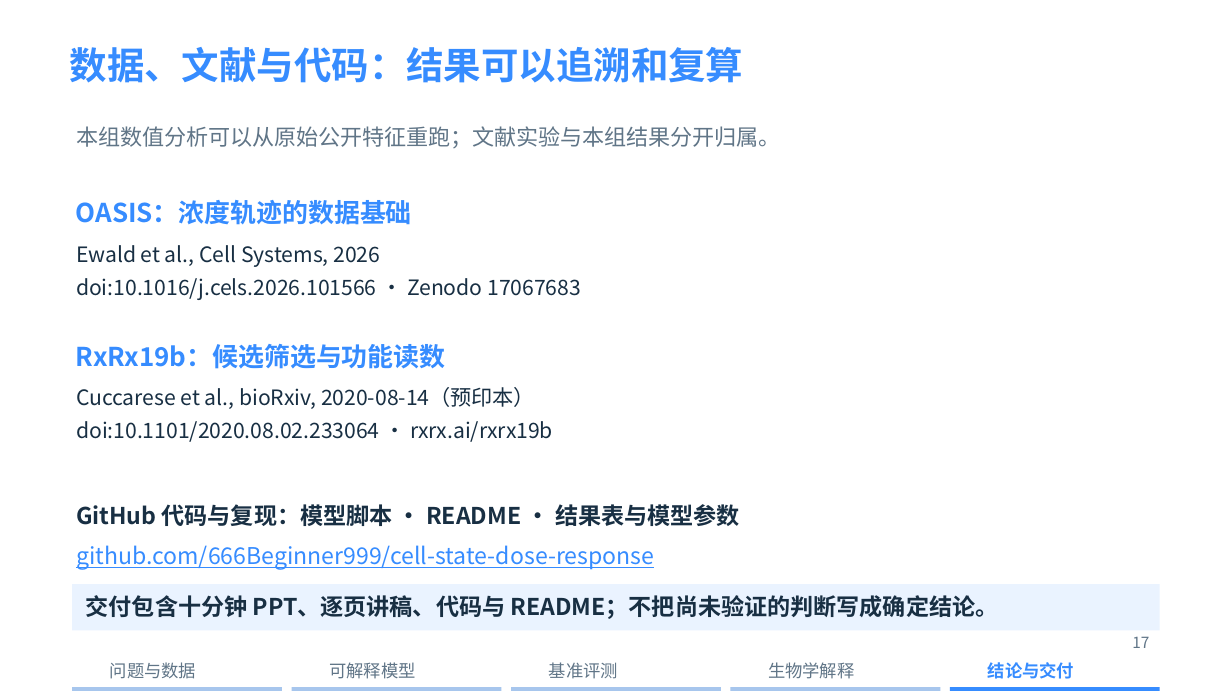
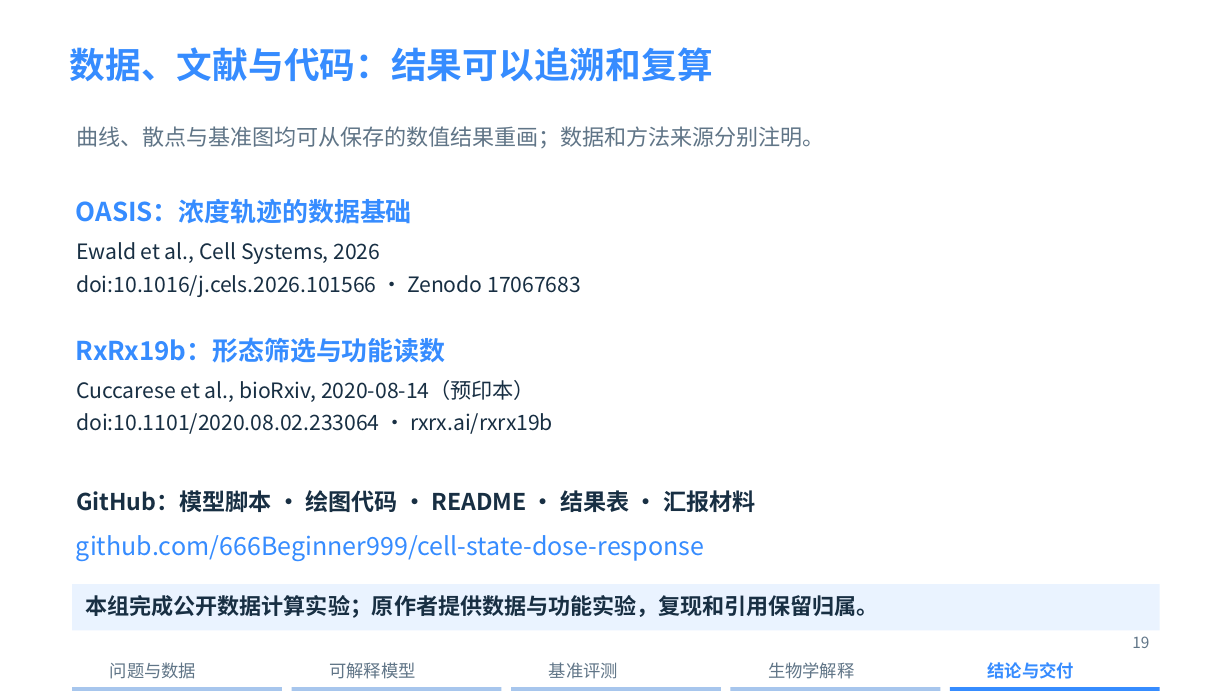
Before and after one commit to xing-zq/cell-state-dose-response, a slide deck: slide 19 of presentation/细胞状态轨迹_十分钟汇报.pptx (slide 17 before the commit). Drawn at 1232x693 pixels with LibreOffice and Linux fonts; fonts in the diff are those of the drawing; background and template pictures are left out. Boxes give left, top, right and bottom in pixels: in the first picture for what was removed or moved away, otherwise in the second. Text is boxed around its words. In the diff, an @@ line names an element or a change of style, - is before the commit and + after.

```diff
--- a/presentation/细胞状态轨迹_十分钟汇报.pptx
+++ b/presentation/细胞状态轨迹_十分钟汇报.pptx
@@ text "数据、文献与代码：结果可以追溯和复算" at [70, 47, 713, 82]: size 29.2 to 27.8 pt @@
@@ text at [76, 126, 825, 148]: text changed @@
-本组数值分析可以从原始公开特征重跑；文献实验与本组结果分开归属。
+曲线、散点与基准图均可从保存的数值结果重画；数据和方法来源分别注明。
@@ text at [76, 337, 446, 363]: text changed @@
-RxRx19b：候选筛选与功能读数
+RxRx19b：形态筛选与功能读数
@@ text "Cuccarese et al., bioRxiv, 2020-08-14（预印本）": place and size @@
-text "Cuccarese et al., bioRxiv, 2020-08-14（预印本）" at [76, 387, 535, 409]
+text "Cuccarese et al., bioRxiv, 2020-08-14（预印本）" at [76, 380, 535, 402]
@@ text "doi:10.1101/2020.08.02.233064 · rxrx.ai/rxrx19b": place and size @@
-text "doi:10.1101/2020.08.02.233064 · rxrx.ai/rxrx19b" at [76, 421, 553, 442]
+text "doi:10.1101/2020.08.02.233064 · rxrx.ai/rxrx19b" at [76, 413, 553, 434]
@@ text at [76, 490, 755, 512]: text changed @@
-GitHub 代码与复现：模型脚本 · README · 结果表与模型参数
+GitHub：模型脚本 · 绘图代码 · README · 结果表 · 汇报材料
@@ text "github.com/666Beginner999/cell-state-dose-response": place and size @@
-text "github.com/666Beginner999/cell-state-dose-response" at [76, 545, 654, 569]
+text "github.com/666Beginner999/cell-state-dose-response" at [76, 535, 704, 561]
@@ text "github.com/666Beginner999/cell-state-dose-response" at [76, 535, 704, 561]: size 18 to 19.5 pt, underline off @@
@@ text removed at [86, 595, 999, 619] @@
-交付包含十分钟 PPT、逐页讲稿、代码与 README；不把尚未验证的判断写成确定结论。
@@ text added at [86, 595, 879, 618], 17.2 pt, text #182F43, bold @@
+本组完成公开数据计算实验；原作者提供数据与功能实验，复现和引用保留归属。
@@ text at [1132, 636, 1149, 648]: text changed @@
-17
+19
```
Also in this commit, not shown: 14 other slides changed, 3 slides added, 1 slide removed, 23 other files.
